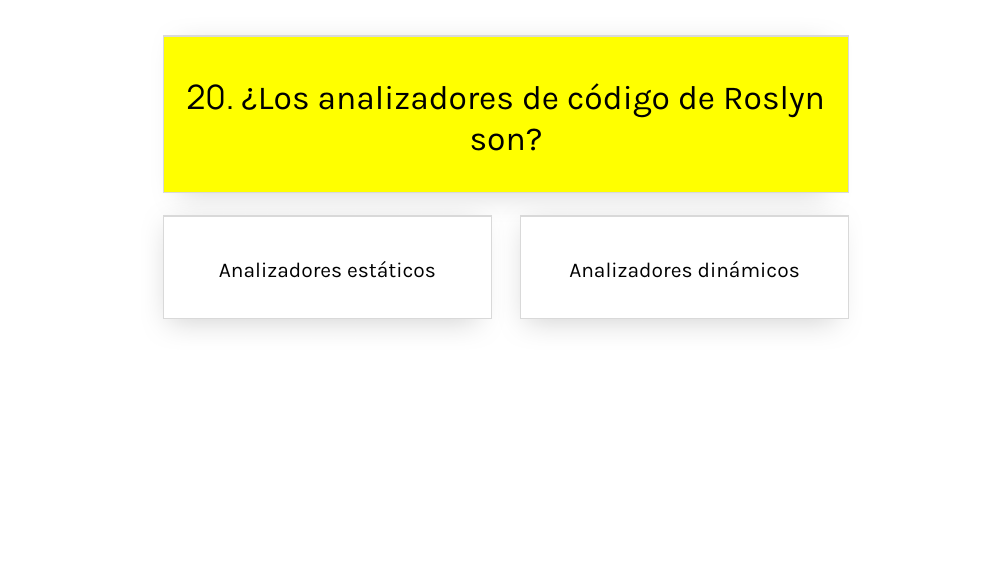
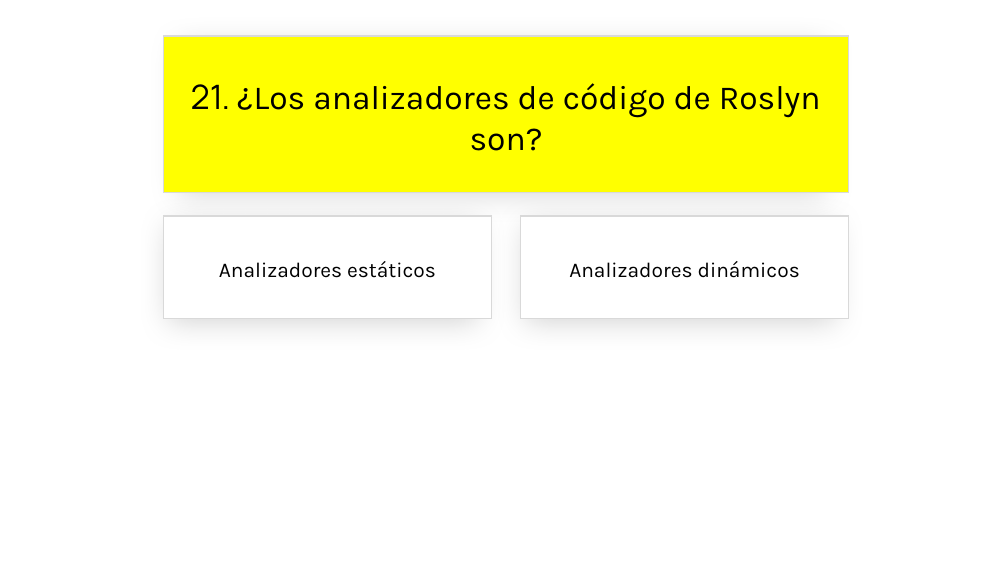
Before and after one commit to jsuarezruiz/SevillaDotNetConf2023, a slide deck: slide 45 of sevilladotnetconf-close.pptx (slide 41 before the commit). Drawn at 1008x567 pixels with LibreOffice and Linux fonts; fonts in the diff are those of the drawing. Boxes give left, top, right and bottom in pixels: in the first picture for what was removed or moved away, otherwise in the second. Text is boxed around its words. In the diff, an @@ line names an element or a change of style, - is before the commit and + after.

```diff
--- a/sevilladotnetconf-close.pptx
+++ b/sevilladotnetconf-close.pptx
@@ text in rectangle at (191, 83, 821, 151): text changed @@
-20. ¿Los analizadores de código de Roslyn son?
+21. ¿Los analizadores de código de Roslyn son?
```
Also in this commit, not shown: 18 other slides changed, 8 slides added, 1 other file.
